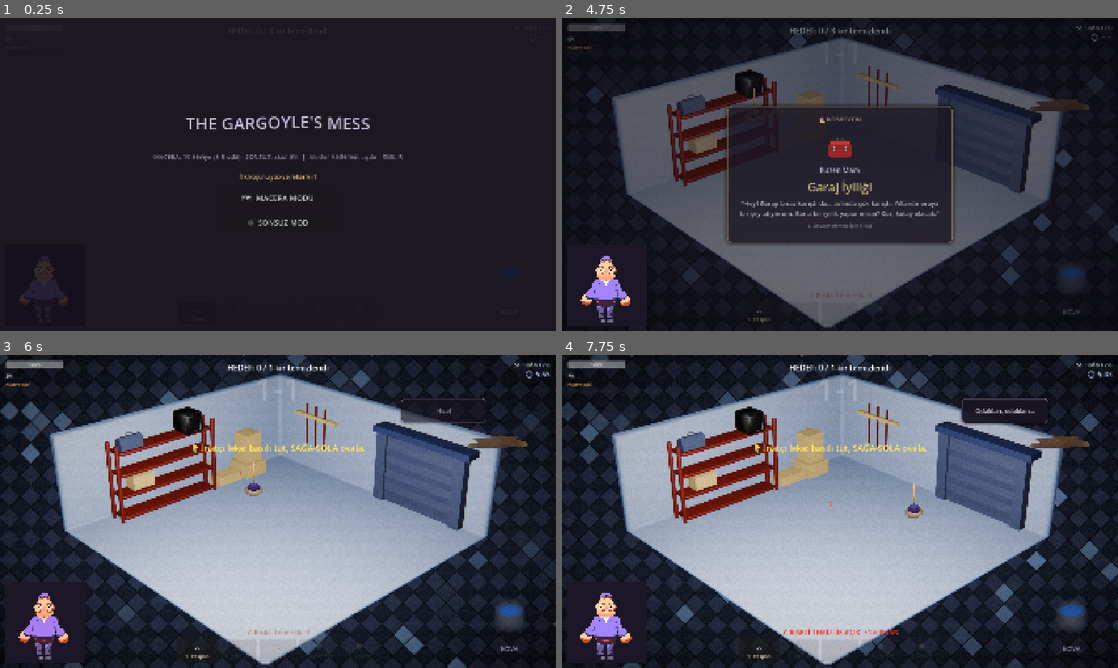
Above: before the commit, frames 1-4 (two rows, left to right).
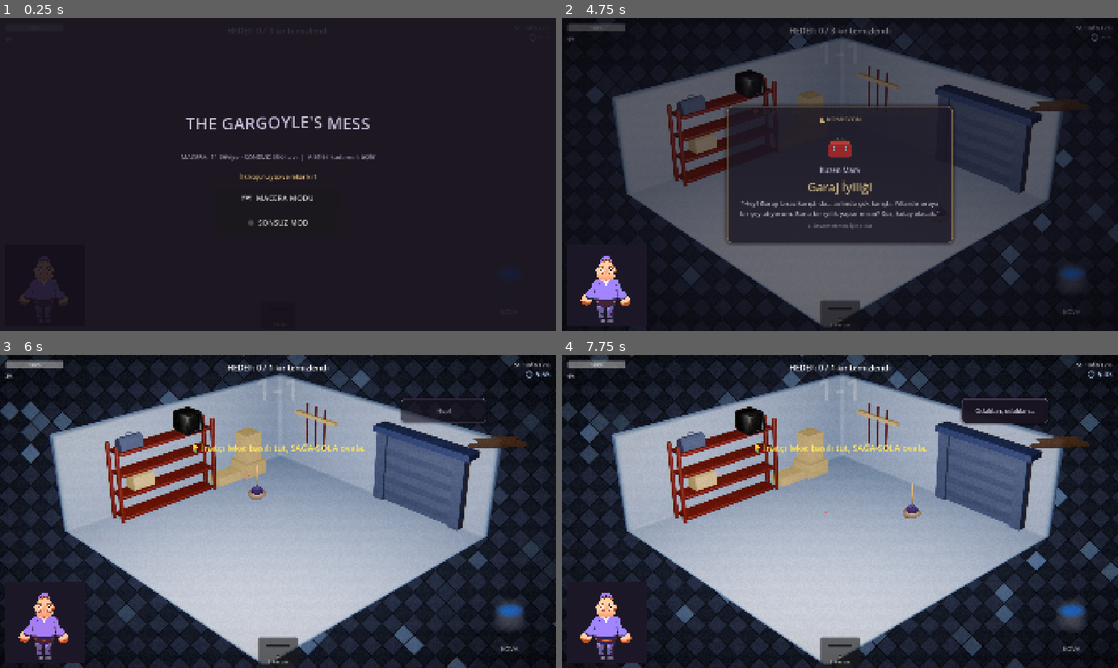
Above: after the commit, the same moments.

Repository: eddygraws/messy-janitor
Game: Godot game, scene res://node_2d.tscn
Two runs of this game, one before a commit and one after it. Both use one fixed random seed, a clock stepped at 60 frames per second and the inputs below.
Inputs (mouse positions are in pixels of both pictures, inside the frame that each line leads up to):
- Up to frame 1 (0.25 s): no input
- Up to frame 2 (4.75 s): click "🗺 MACERA MODU" at 0.5 s; tap Enter (ui_accept) at 1.25, 2, 2.75, 3.5, 4.25, 4.52 s; drag from (840, 174) to (895, 105) at 1.27 s; drag from (728, 190) to (812, 237) at 2.02 s; move the mouse to (895, 105) at 2.77 s; hold Ctrl 2.78-3.5 s; click (895, 105) at 2.92 s; drag from (812, 237) to (673, 127) at 3.52 s; move the mouse to (1006, 221) at 4.27 s; tap 2 at 4.35 s; click (1006, 221) at 4.42 s
- Up to frame 3 (6 s): drag from (111, 464) to (194, 433) at 5.02 s; move the mouse to (305, 511) at 5.77 s; tap 4 at 5.85 s; click (305, 511) at 5.92 s
- Up to frame 4 (7.75 s): drag from (756, 433) to (728, 527) at 6.52 s; move the mouse to (962, 495) at 7.27 s; tap R at 7.35 s; click (962, 495) at 7.42 s; tap Enter (ui_accept) at 7.52 s

The runs differ from the first frame. In frame 1, 0.4% of the frame differs, in the area x 27-73%, y 43-46%; in frame 2, 0.6%; in frame 3, 0.9%; in frame 4, 1.1%, in the area x 0-95%, y 6-99%.

Commit message:
small tweaks

Diff:
--- a/MainScene.gd
+++ b/MainScene.gd
@@ -15,6 +15,7 @@
 @onready var _combo_label: Label = $UI/ComboLabel
 @onready var _combo: ComboComponent = $ComboComponent
 @onready var _equipment: EquipmentComponent = $EquipmentComponent
+@onready var _equipment_bar: EquipmentBar = $UI/EquipmentBar
 @onready var _tempo: TempoDirector = $TempoDirector
 @onready var _risk: RiskModeComponent = $RiskModeComponent
 @onready var _risk_label: Label = $UI/RiskLabel
@@ -56,6 +57,13 @@
 	_tempo.climax_exited.connect(_on_climax_exited)
 	_risk.risk_changed.connect(_on_risk_changed)
 	_on_risk_changed(_risk.is_active())
+	# Eski HUD paspas barı / risk etiketi — bar artık alet yuvasında
+	if _mop_charge_bar != null:
+		_mop_charge_bar.visible = false
+	if _mop_charge_label != null:
+		_mop_charge_label.visible = false
+	if _risk_label != null:
+		_risk_label.visible = false
 
 	_room_manager.level_completed.connect(_on_level_completed)
 	_room_manager.tutorial_requested.connect(_show_tutorial)
@@ -118,11 +126,14 @@
 func _on_mode_selected(mode: int) -> void:
 	_reset_run_timer_state()
 	if mode == 0:
-		# İlk macera: intro → doğrudan Level 1 (seviye seçim yok).
-		if _save != null and not _save.has_seen_intro():
+		# Intro await'i pause altında kilitlenmesin.
+		if _should_play_intro():
+			get_tree().paused = false
+			Input.mouse_mode = Input.MOUSE_MODE_VISIBLE
 			_screens.hide_start()
 			await _screens.play_intro()
-			_save.mark_intro_seen()
+			if _save != null:
+				_save.mark_intro_seen()
 			_screens.hide_level_select()
 			_enter_playing_state()
 			await _room_manager.start_adventure_level(0)
@@ -134,6 +145,15 @@
 		_room_manager.start_run(1)
 		_update_room_counter()
 		_enter_playing_state()
+
+
+func _should_play_intro() -> bool:
+	if _save == null:
+		return true
+	if not _save.has_seen_intro():
+		return true
+	# Önceki bug'da intro yarım kalıp işaretlenmiş olabilir — L1 bitmeden yeniden göster.
+	return _save.get_level_best(0) <= 0 and _save.get_highest_unlocked() <= 1
 
 
 func _on_level_selected(idx: int) -> void:
@@ -228,7 +248,7 @@
 	_game_over_pending = true
 	if _run_timer != null:
 		_run_timer.stop()
-	print("GAME OVER — Gargoyle patladı!")
+	print("GAME OVER — Remzi patladı!")
 	var records := _record_current_run(false)
 	# Patlama partikülü ve sarsıntısının oynaması için pause'u kısa geciktir.
 	await get_tree().create_timer(0.9).timeout
@@ -274,7 +294,7 @@
 
 
 func _build_over_title() -> String:
-	return "SPLAT!"
+	return "PATLADI GİTTİ!"
 
 
 func _build_over_info(records: Array[String]) -> String:
@@ -282,10 +302,10 @@
 	var line: String
 	if _room_manager.get_mode() == RoomManager.Mode.ENDLESS:
 		var survived := _room_manager.get_rooms_cleared()
-		line = "Gargoyle patladı!\n%d tur temizlendi · %ds dayandın" % [survived, run_time]
+		line = "Remzi strese dayanamayıp patladı!\n%d tur temizlendi · %ds dayandın" % [survived, run_time]
 		line += "\nEn yüksek combo: x%d · %d puan" % [_room_manager.get_run_max_combo(), _room_manager.get_level_score()]
 	else:
-		line = "Gargoyle patladı!\nSeviye %d · Oda %d/%d · %d puan" % [
+		line = "Ana karakter patladı gitti!\nSeviye %d · Oda %d/%d · %d puan" % [
 			_room_manager.get_level_index() + 1,
 			_room_manager.current_room_index + 1,
 			_room_manager.total_rooms,
@@ -325,26 +345,26 @@
 
 
 func _on_mop_charge_changed(ratio: float) -> void:
-	if _mop_charge_bar:
-		_mop_charge_bar.value = ratio * 100.0
+	if _equipment_bar != null:
+		_equipment_bar.set_mop_charge(ratio)
 
 
 func _on_mop_overheated() -> void:
-	if _mop_charge_label:
-		_mop_charge_label.text = "PASPAS KİRLİ! → KOVADA DURULA"
-		_mop_charge_label.modulate = Color(1.0, 0.4, 0.35)
+	if _equipment_bar != null:
+		_equipment_bar.set_mop_overheated(true)
 	if _bucket_glow_mat != null and _bucket_glow != null:
-		_bucket_glow_mat.set_shader_parameter("intensity", 1.1)
-		_bucket_glow_mat.set_shader_parameter("glow_color", Color(1.0, 0.65, 0.2))
+		_bucket_glow_mat.set_shader_parameter("intensity", 1.6)
+		_bucket_glow_mat.set_shader_parameter("glow_color", Color(1.0, 0.45, 0.15))
 		_bucket_glow.material = _bucket_glow_mat
+		_bucket_glow.modulate = Color(1.0, 0.7, 0.3, 1.0)
 
 
 func _on_mop_rinsed() -> void:
-	if _mop_charge_label:
-		_mop_charge_label.text = "PASPAS KİRİ"
-		_mop_charge_label.modulate = Color(1.0, 0.7, 0.35)
+	if _equipment_bar != null:
+		_equipment_bar.set_mop_rinsed()
 	if _bucket_glow != null:
 		_bucket_glow.material = null
+		_bucket_glow.modulate.a = 0.0
 
 
 func _on_combo_changed(combo: int) -> void:
@@ -405,20 +425,10 @@
 	_room_manager.emit_current_objective()
 
 
-func _on_risk_changed(active: bool) -> void:
-	if _risk_label == null:
-		return
-	if active:
-		_risk_label.text = "⚡ RİSKLİ TEMİZLİK AÇIK  ×%.1f PUAN" % _risk.score_multiplier
-		_risk_label.modulate = Color(1.0, 0.4, 0.35)
-		_risk_label.pivot_offset = _risk_label.size * 0.5
-		_risk_label.scale = Vector2(1.3, 1.3)
-		var tween := create_tween()
-		tween.tween_property(_risk_label, "scale", Vector2.ONE, 0.25)\
-			.set_trans(Tween.TRANS_BACK).set_ease(Tween.EASE_OUT)
-	else:
-		_risk_label.text = "⚡ Riskli Temizlik: R"
-		_risk_label.modulate = Color(0.7, 0.7, 0.72, 0.55)
+func _on_risk_changed(_active: bool) -> void:
+	# Riskli Temizlik (R) rafa kalktı
+	if _risk_label != null:
+		_risk_label.visible = false
 
 
 func _on_room_transition_finished() -> void:
@@ -475,33 +485,26 @@
 
 
 func _on_skill_check_resolved(tier: int) -> void:
-	if _mop_charge_label == null:
+	if _combo_label == null:
 		return
 	match tier:
 		2:
-			_mop_charge_label.text = "MÜKEMMEL DURULAMA! +SÜRE"
-			_mop_charge_label.modulate = Color(0.45, 1.0, 0.55)
+			_combo_label.text = "MÜKEMMEL DURULAMA! +SÜRE"
+			_combo_label.modulate = Color(0.45, 1.0, 0.55)
 		1:
-			_mop_charge_label.text = "İYİ DURULAMA"
-			_mop_charge_label.modulate = Color(0.65, 0.95, 0.7)
+			_combo_label.text = "İYİ DURULAMA"
+			_combo_label.modulate = Color(0.65, 0.95, 0.7)
 		0:
-			_mop_charge_label.text = "ISLAK PASPAS KAÇTI! -SÜRE"
-			_mop_charge_label.modulate = Color(1.0, 0.35, 0.3)
+			_combo_label.text = "ISLAK PASPAS KAÇTI! -SÜRE"
+			_combo_label.modulate = Color(1.0, 0.35, 0.3)
 	var tween := create_tween()
 	tween.tween_interval(1.1)
-	tween.tween_callback(_refresh_mop_label)
-
-
-func _refresh_mop_label() -> void:
-	if _mop == null or _mop_charge_label == null:
-		return
-	if _mop.is_overheated():
-		_on_mop_overheated()
-	elif _mop.get_charge() > 0.15:
-		_mop_charge_label.text = "PASPAS KİRLİ! → KOVADA DURULA"
-		_mop_charge_label.modulate = Color(1.0, 0.55, 0.35)
-	else:
-		_on_mop_rinsed()
+	tween.tween_callback(func() -> void:
+		if _combo != null:
+			_on_combo_changed(_combo.get_combo())
+		elif _combo_label != null:
+			_combo_label.text = ""
+	)
 
 
 func _reset_run_timer_state() -> void:
--- a/components/cleanable_object.gd
+++ b/components/cleanable_object.gd
@@ -322,11 +322,11 @@
 
 
 func _setup_grime_shaders() -> void:
+	# Shader kapalı — orijinal sprite + alpha fade
 	_grime_materials.clear()
 	for child in get_children():
 		if child is CanvasItem and child.z_index >= 0 and _is_grime_target(child):
-			_grime_materials.append(GrimeShaderHelper.apply_to_canvas_item(child as CanvasItem))
-	_update_grime_dissolve()
+			(child as CanvasItem).material = null
 	_apply_highlight()
 
 
@@ -355,17 +355,8 @@
 
 
 func _apply_highlight() -> void:
-	var amount := 0.0
-	var pulse := 0.0
-	if not _is_clean and not _is_broken and not is_forbidden:
-		if not is_hidden or _in_range:
-			var fade := 1.0 - _scrub_progress * 0.65
-			if is_hidden:
-				fade *= _reveal_amount
-			amount = target_highlight * fade
-			pulse = (sin(_highlight_time) * 0.5 + 0.5) * amount
-	for mat in _grime_materials:
-		GrimeShaderHelper.set_highlight(mat, amount, pulse)
+	# Grime shader kapalı — ek highlight yok
+	pass
 
 
 # Alfayı hem temizlik ilerlemesine hem de (gizliyse) imleç aydınlatmasına göre ayarlar.
--- a/components/mop_bucket.gd
+++ b/components/mop_bucket.gd
@@ -8,8 +8,8 @@
 @onready var _glow: Sprite2D = get_node_or_null("Glow")
 
 var _glow_tween: Tween
-var _clean_water_color := Color(0.35, 0.62, 0.9)
-var _dirty_water_color := Color(0.42, 0.32, 0.2)
+var _clean_water_color := Color(0.35, 0.72, 1.0)
+var _dirty_water_color := Color(0.28, 0.14, 0.06)
 
 
 func _ready() -> void:
@@ -42,7 +42,11 @@
 func set_dirty(ratio: float) -> void:
 	if _water == null:
 		return
-	_water.modulate = _clean_water_color.lerp(_dirty_water_color, clampf(ratio, 0.0, 1.0))
+	var t := clampf(ratio, 0.0, 1.0)
+	# Erken kirlenmede de net görünsün (eğri)
+	t = pow(t, 0.65)
+	_water.modulate = _clean_water_color.lerp(_dirty_water_color, t)
+	_water.scale = Vector2(1.0 + t * 0.08, 1.0 - t * 0.05)
 
 
 func set_ready_glow(on: bool) -> void:
--- a/juice/juice_director.gd
+++ b/juice/juice_director.gd
@@ -77,6 +77,7 @@
 
 func _on_object_cleaned(world_pos: Vector2) -> void:
 	_shake.shake(0.12)
+	# CLEAN burst içinde altın parıltı katmanı da var
 	_particles.spawn(ParticleBurst.BurstType.CLEAN, world_pos)
 
 
--- a/juice/particle_burst.gd
+++ b/juice/particle_burst.gd
@@ -1,7 +1,7 @@
 class_name ParticleBurst
 extends Node
 
-enum BurstType { CLEAN, MISTAKE, SCRUB, JUNK, EXPLOSION }
+enum BurstType { CLEAN, MISTAKE, SCRUB, JUNK, EXPLOSION, SPARKLE }
 
 @export var layer_path: NodePath = ^"../WorldLayer"
 
@@ -16,11 +16,15 @@
 	particles.global_position = world_pos
 	particles.one_shot = true
 	particles.explosiveness = 1.0
+	particles.z_index = 20
 	particles.finished.connect(particles.queue_free)
 
 	match type:
 		BurstType.CLEAN:
-			_setup(particles, 10, 0.45, Color(0.7, 0.95, 0.75), 60.0, 140.0, 2.0, 5.0)
+			_setup(particles, 14, 0.5, Color(0.85, 1.0, 0.9), 50.0, 130.0, 2.0, 4.5)
+			particles.gravity = Vector2(0, 80)
+		BurstType.SPARKLE:
+			_setup_sparkle(particles)
 		BurstType.MISTAKE:
 			_setup(particles, 8, 0.35, Color(0.95, 0.35, 0.3), 50.0, 110.0, 2.0, 4.0)
 		BurstType.SCRUB:
@@ -31,6 +35,40 @@
 			_setup(particles, 24, 0.7, Color(0.9, 0.2, 0.15), 120.0, 220.0, 4.0, 8.0)
 
 	particles.emitting = true
+
+	# Temizlikte ekstra parıltı katmanı
+	if type == BurstType.CLEAN:
+		var spark := CPUParticles2D.new()
+		parent.add_child(spark)
+		spark.global_position = world_pos
+		spark.one_shot = true
+		spark.explosiveness = 0.85
+		spark.z_index = 21
+		spark.finished.connect(spark.queue_free)
+		_setup_sparkle(spark)
+		spark.emitting = true
+
+
+func _setup_sparkle(particles: CPUParticles2D) -> void:
+	particles.amount = 18
+	particles.lifetime = 0.65
+	particles.direction = Vector2(0, -1)
+	particles.spread = 180.0
+	particles.initial_velocity_min = 40.0
+	particles.initial_velocity_max = 160.0
+	particles.gravity = Vector2(0, -40)
+	particles.scale_amount_min = 1.5
+	particles.scale_amount_max = 4.0
+	particles.color = Color(1.0, 0.95, 0.55, 1.0)
+	# Altın → beyaz fade
+	var grad := Gradient.new()
+	grad.colors = PackedColorArray([
+		Color(1.0, 1.0, 0.85, 1.0),
+		Color(1.0, 0.9, 0.4, 0.9),
+		Color(1.0, 1.0, 1.0, 0.0),
+	])
+	grad.offsets = PackedFloat32Array([0.0, 0.45, 1.0])
+	particles.color_ramp = grad
 
 
 func _setup(
--- a/node_2d.tscn
+++ b/node_2d.tscn
@@ -535,7 +535,7 @@
 grow_horizontal = 2
 theme_override_colors/font_color = Color(0.6, 0.58, 0.7, 1)
 theme_override_font_sizes/font_size = 20
-text = "MACERA: 10 seviye (3-5 oda) · SONSUZ: skor avı  |  Aletler kademeli açılır · Risk: R"
+text = "MACERA: 11 seviye · SONSUZ: skor avı  |  Aletler kademeli açılır"
 horizontal_alignment = 1
 autowrap_mode = 2
 
--- /dev/null
+++ b/shaders/mop_scrub.gdshader
@@ -0,0 +1,57 @@
+shader_type canvas_item;
+
+/// Paspas ovalama: ıslak parıltı + köpük + hafif sıkışma.
+uniform float intensity : hint_range(0.0, 1.0) = 0.0;
+uniform float dirt : hint_range(0.0, 1.0) = 0.0;
+uniform vec4 foam_color : source_color = vec4(0.92, 0.97, 1.0, 1.0);
+uniform vec4 wet_tint : source_color = vec4(0.55, 0.78, 0.95, 1.0);
+uniform float wobble_amount : hint_range(0.0, 0.12) = 0.045;
+uniform float sparkle_density : hint_range(2.0, 24.0) = 11.0;
+
+float hash21(vec2 p) {
+	p = fract(p * vec2(123.34, 456.21));
+	p += dot(p, p + 45.32);
+	return fract(p.x * p.y);
+}
+
+void fragment() {
+	float i = clamp(intensity, 0.0, 1.0);
+	vec2 uv = UV;
+
+	// Ovalama: hafif UV dalgası + sıkışma
+	if (i > 0.001) {
+		float wave = sin(TIME * 22.0 + uv.y * 18.0) * wobble_amount * i;
+		float squash = 1.0 + sin(TIME * 16.0) * 0.04 * i;
+		uv.x = (uv.x - 0.5) / squash + 0.5 + wave;
+		uv.y += cos(TIME * 19.0 + uv.x * 14.0) * wobble_amount * 0.65 * i;
+	}
+
+	vec4 tex = texture(TEXTURE, uv);
+	if (tex.a < 0.01) {
+		COLOR = tex;
+		return;
+	}
+
+	vec3 rgb = tex.rgb;
+
+	// Islak mavi-beyaz sheen
+	float sheen = pow(max(0.0, sin((uv.x + uv.y) * 9.0 - TIME * 7.0)), 3.0);
+	rgb = mix(rgb, wet_tint.rgb, sheen * 0.55 * i);
+
+	// Köpük noktaları
+	vec2 cell = floor(uv * sparkle_density);
+	float n = hash21(cell + floor(TIME * 8.0));
+	float spark = step(0.72, n) * step(0.08, fract(uv.x * sparkle_density))
+		* step(0.08, fract(uv.y * sparkle_density));
+	rgb = mix(rgb, foam_color.rgb, spark * 0.85 * i);
+
+	// Kirli paspas: köpük biraz kahverengiye kayar
+	vec3 dirty_foam = mix(foam_color.rgb, vec3(0.55, 0.38, 0.22), dirt);
+	rgb = mix(rgb, dirty_foam, spark * 0.35 * dirt * i);
+
+	// Kenarda hafif parlaklık
+	float edge = smoothstep(0.15, 0.55, tex.a) * (1.0 - smoothstep(0.55, 0.95, tex.a));
+	rgb += wet_tint.rgb * edge * 0.35 * i;
+
+	COLOR = vec4(rgb, tex.a);
+}
--- a/systems/risk_mode_component.gd
+++ b/systems/risk_mode_component.gd
@@ -10,6 +10,8 @@
 
 @export var stress_path: NodePath = ^"../StressComponent"
 @export var toggle_action_keycode: int = KEY_R
+## Şimdilik rafa kalktı — R ile açılmaz.
+@export var enabled: bool = false
 
 @export var score_multiplier: float = 1.6      # oda puanına uygulanır
 @export var stress_multiplier: float = 1.6     # hataların stres cezası
@@ -22,9 +24,13 @@
 
 func _ready() -> void:
 	_stress = get_node_or_null(stress_path) as StressComponent
+	if not enabled and _active:
+		set_active(false)
 
 
 func _unhandled_input(event: InputEvent) -> void:
+	if not enabled:
+		return
 	if event is InputEventKey:
 		var key := event as InputEventKey
 		if key.pressed and not key.echo and key.keycode == toggle_action_keycode:
@@ -32,6 +38,8 @@
 
 
 func set_active(value: bool) -> void:
+	if not enabled:
+		value = false
 	if value == _active:
 		return
 	_active = value
--- a/systems/sprite_visual_helper.gd
+++ b/systems/sprite_visual_helper.gd
@@ -15,6 +15,7 @@
 	spr.centered = true
 	spr.modulate = tint
 	spr.scale = Vector2.ONE * scale_factor
+	spr.material = null
 	if apply_grime:
 		spr.set_meta(GRIME_META, true)
 	return spr
--- a/tired_cursor.gd
+++ b/tired_cursor.gd
@@ -2,11 +2,14 @@
 
 signal cursor_moved(position: Vector2)
 signal cursor_clicked(position: Vector2)
+
+const MOP_SCRUB_SHADER := preload("res://shaders/mop_scrub.gdshader")
 
 @export var stamina_path: NodePath = ^"../StaminaComponent"
 @export var stress_path: NodePath = ^"../StressComponent"
 @export var mop_path: NodePath = ^"../MopComponent"
 @export var equipment_path: NodePath = ^"../EquipmentComponent"
+@export var router_path: NodePath = ^"../CursorClickerRouter"
 @export var dirty_control_penalty: float = 0.38
 @export var follow_speed: float = 14.0
 @export var max_shake: float = 6.0
@@ -15,13 +18,17 @@
 @export var panic_freq_multiplier: float = 1.8
 @export var drunk_decay: float = 0.22
 @export var max_drunk: float = 1.0
+@export var scrub_fade_speed: float = 10.0
 
 var _stamina: StaminaComponent
 var _stress: StressComponent
 var _mop: MopComponent
 var _equipment: EquipmentComponent
+var _router: CursorClickRouter
 var _tool_sprite: Sprite2D
 var _crosshair: Sprite2D
+var _mop_scrub_mat: ShaderMaterial
+var _scrub_intensity: float = 0.0
 var _noise := FastNoiseLite.new()
 var _time: float = 0.0
 var _panic: bool = false
@@ -54,6 +61,7 @@
 	_stress = get_node_or_null(stress_path) as StressComponent
 	_mop = get_node_or_null(mop_path) as MopComponent
 	_equipment = get_node_or_null(equipment_path) as EquipmentComponent
+	_router = get_node_or_null(router_path) as CursorClickRouter
 	if _stress != null:
 		_stress.panic_mode_entered.connect(_on_panic_entered)
 		_stress.panic_mode_exited.connect(_on_panic_exited)
@@ -78,6 +86,10 @@
 	_tool_sprite.centered = true
 	_tool_sprite.z_as_relative = true
 	_tool_sprite.z_index = 0
+	_mop_scrub_mat = ShaderMaterial.new()
+	_mop_scrub_mat.shader = MOP_SCRUB_SHADER
+	_mop_scrub_mat.set_shader_parameter("intensity", 0.0)
+	_tool_sprite.material = _mop_scrub_mat
 	add_child(_tool_sprite)
 
 	_crosshair = Sprite2D.new()
@@ -145,12 +157,38 @@
 
 	global_position += shake
 
+	_update_mop_scrub_fx(delta)
+
 	if _tool_sprite != null and _drunk > 0.05:
 		_tool_sprite.rotation = sin(_time * 5.0) * _drunk * 0.35
+		_tool_sprite.modulate = Color(0.75, 0.55, 1.0).lerp(Color.WHITE, 1.0 - _drunk)
 	elif _tool_sprite != null:
-		_tool_sprite.rotation = 0.0
+		var scrub_wobble := sin(_time * 28.0) * 0.12 * _scrub_intensity
+		_tool_sprite.rotation = scrub_wobble
+		# Paspas kirliliği imleçte de görünsün
+		if _mop != null and _equipment != null and _equipment.get_current() == 0:
+			var ch := _mop.get_charge()
+			_tool_sprite.modulate = Color.WHITE.lerp(Color(0.38, 0.2, 0.08), pow(ch, 0.55))
+		else:
+			_tool_sprite.modulate = Color.WHITE
 
 	cursor_moved.emit(global_position)
+
+
+func _update_mop_scrub_fx(delta: float) -> void:
+	if _mop_scrub_mat == null or _tool_sprite == null:
+		return
+	var mop_out := _equipment != null and _equipment.get_current() == 0
+	var scrubbing := mop_out and _router != null and _router.is_actively_scrubbing()
+	var target := 1.0 if scrubbing else 0.0
+	_scrub_intensity = move_toward(_scrub_intensity, target, scrub_fade_speed * delta)
+	_mop_scrub_mat.set_shader_parameter("intensity", _scrub_intensity)
+	var dirt := _mop.get_charge() if (_mop != null and mop_out) else 0.0
+	_mop_scrub_mat.set_shader_parameter("dirt", dirt)
+	# Scrub yokken ve başka alette material etkisiz kalsın (intensity 0)
+	if not mop_out and _scrub_intensity < 0.01:
+		_scrub_intensity = 0.0
+		_mop_scrub_mat.set_shader_parameter("intensity", 0.0)
 
 
 func _on_panic_entered() -> void:
--- a/ui/equipment_bar.gd
+++ b/ui/equipment_bar.gd
@@ -8,6 +8,11 @@
 var _slots: Array[PanelContainer] = []
 var _icons: Array[TextureRect] = []
 var _labels: Array[Label] = []
+var _mop_bar: ProgressBar
+var _mop_hint: Label
+var _blink_tween: Tween
+var _mop_ratio: float = 0.0
+var _mop_overheated: bool = false
 
 
 func _ready() -> void:
@@ -30,14 +35,33 @@
 
 	for i in EquipmentComponent.Type.size():
 		var pc := PanelContainer.new()
-		pc.custom_minimum_size = Vector2(128, 72)
+		pc.custom_minimum_size = Vector2(120, 92 if i == 0 else 78)
 		pc.mouse_filter = Control.MOUSE_FILTER_IGNORE
 
 		var vb := VBoxContainer.new()
 		vb.alignment = BoxContainer.ALIGNMENT_CENTER
-		vb.add_theme_constant_override("separation", 4)
+		vb.add_theme_constant_override("separation", 2)
 		vb.mouse_filter = Control.MOUSE_FILTER_IGNORE
 		pc.add_child(vb)
+
+		# Paspas: küçük kir barı aletin üstünde
+		if i == 0:
+			_mop_hint = Label.new()
+			_mop_hint.horizontal_alignment = HORIZONTAL_ALIGNMENT_CENTER
+			_mop_hint.add_theme_font_size_override("font_size", 10)
+			_mop_hint.add_theme_color_override("font_color", Color(1.0, 0.55, 0.25))
+			_mop_hint.text = ""
+			_mop_hint.mouse_filter = Control.MOUSE_FILTER_IGNORE
+			vb.add_child(_mop_hint)
+			_mop_bar = ProgressBar.new()
+			_mop_bar.custom_minimum_size = Vector2(72, 8)
+			_mop_bar.size_flags_horizontal = Control.SIZE_SHRINK_CENTER
+			_mop_bar.show_percentage = false
+			_mop_bar.max_value = 100.0
+			_mop_bar.value = 0.0
+			_mop_bar.mouse_filter = Control.MOUSE_FILTER_IGNORE
+			vb.add_child(_mop_bar)
+			_apply_mop_bar_style(Color(0.95, 0.7, 0.2))
 
 		var icon := TextureRect.new()
 		icon.custom_minimum_size = Vector2(32, 32)
@@ -50,10 +74,10 @@
 		vb.add_child(icon)
 
 		var lbl := Label.new()
-		lbl.custom_minimum_size = Vector2(120, 24)
+		lbl.custom_minimum_size = Vector2(110, 18)
 		lbl.horizontal_alignment = HORIZONTAL_ALIGNMENT_CENTER
 		lbl.vertical_alignment = VERTICAL_ALIGNMENT_CENTER
-		lbl.add_theme_font_size_override("font_size", 16)
+		lbl.add_theme_font_size_override("font_size", 14)
 		lbl.text = "%d  %s" % [i + 1, EquipmentComponent.LABELS[i]]
 		vb.add_child(lbl)
 
@@ -63,6 +87,113 @@
 		_labels.append(lbl)
 
 
+func set_mop_charge(ratio: float) -> void:
+	_mop_ratio = clampf(ratio, 0.0, 1.0)
+	if _mop_bar == null:
+		return
+	_mop_bar.value = _mop_ratio * 100.0
+	var fill := Color(0.95, 0.75, 0.25).lerp(Color(1.0, 0.22, 0.12), _mop_ratio)
+	_apply_mop_bar_style(fill)
+	if _mop_overheated:
+		_mop_hint.text = "⚠ KOVADA DURULA"
+		_start_blink()
+	elif _mop_ratio > 0.12:
+		_mop_hint.text = "KİR %d%%" % int(_mop_ratio * 100.0)
+		if _mop_ratio > 0.45:
+			_start_blink()
+		else:
+			_stop_blink()
+	else:
+		_mop_hint.text = ""
+		_stop_blink()
+		_mop_bar.modulate = Color(1, 1, 1, 0.5)
+
+
+func set_mop_overheated(on: bool) -> void:
+	_mop_overheated = on
+	if on:
+		_mop_hint.text = "⚠ KOVADA DURULA"
+		_apply_mop_bar_style(Color(1.0, 0.2, 0.12))
+		_start_blink()
+	else:
+		set_mop_charge(_mop_ratio)
+
+
+func set_mop_rinsed() -> void:
+	_mop_overheated = false
+	_mop_ratio = 0.0
+	if _mop_bar != null:
+		_mop_bar.value = 0.0
+	if _mop_hint != null:
+		_mop_hint.text = "TEMİZ"
+		_mop_hint.add_theme_color_override("font_color", Color(0.5, 0.9, 0.6))
+	_stop_blink()
+	if _mop_bar != null:
+		_mop_bar.modulate = Color(1, 1, 1, 0.4)
+
+
+func _apply_mop_bar_style(fill: Color) -> void:
+	if _mop_bar == null:
+		return
+	var sb := StyleBoxFlat.new()
+	sb.bg_color = fill
+	sb.set_corner_radius_all(3)
+	_mop_bar.add_theme_stylebox_override("fill", sb)
+	var bg := StyleBoxFlat.new()
+	bg.bg_color = Color(0.12, 0.1, 0.14, 0.9)
+	bg.set_corner_radius_all(3)
+	_mop_bar.add_theme_stylebox_override("background", bg)
+
+
+func _start_blink() -> void:
+	if _mop_bar == null:
+		return
+	if _blink_tween != null and _blink_tween.is_valid():
+		return
+	_blink_tween = create_tween().set_loops()
+	_blink_tween.tween_property(_mop_bar, "modulate", Color(1.6, 1.35, 0.7, 1.0), 0.18)\
+		.set_trans(Tween.TRANS_SINE)
+	_blink_tween.tween_property(_mop_bar, "modulate", Color(1.0, 0.25, 0.15, 1.0), 0.18)\
+		.set_trans(Tween.TRANS_SINE)
+	if _mop_hint != null:
+		var ht := create_tween().set_loops()
+		ht.tween_property(_mop_hint, "modulate:a", 1.0, 0.18)
+		ht.tween_property(_mop_hint, "modulate:a", 0.2, 0.18)
+		_mop_hint.set_meta("blink_tween", ht)
+	# Paspas yuvası da hafif nabız atsın
+	if not _slots.is_empty():
+		var slot := _slots[0]
+		var st := create_tween().set_loops()
+		st.tween_property(slot, "modulate", Color(1.25, 0.95, 0.75, 1.0), 0.22)
+		st.tween_property(slot, "modulate", Color(1.0, 0.7, 0.55, 1.0), 0.22)
+		slot.set_meta("slot_blink", st)
+
+
+func _stop_blink() -> void:
+	if _blink_tween != null and _blink_tween.is_valid():
+		_blink_tween.kill()
+	_blink_tween = null
+	if _mop_bar != null:
+		_mop_bar.modulate = Color.WHITE
+	if _mop_hint != null:
+		var ht: Variant = _mop_hint.get_meta("blink_tween", null)
+		if ht is Tween and (ht as Tween).is_valid():
+			(ht as Tween).kill()
+		_mop_hint.modulate.a = 1.0
+		_mop_hint.add_theme_color_override("font_color", Color(1.0, 0.55, 0.25))
+	if not _slots.is_empty():
+		var slot := _slots[0]
+		if slot.has_meta("slot_blink"):
+			var st: Variant = slot.get_meta("slot_blink")
+			if st is Tween and (st as Tween).is_valid():
+				(st as Tween).kill()
+			slot.remove_meta("slot_blink")
+		if _equipment == null or _equipment.get_current() != 0:
+			slot.modulate = Color(1, 1, 1, 0.65)
+		else:
+			slot.modulate = Color.WHITE
+
+
 func _on_equipment_changed(_type: int) -> void:
 	_refresh()
 
@@ -77,13 +208,12 @@
 	for i in _slots.size():
 		var slot := _slots[i]
 		var unlocked := _equipment.is_unlocked(i)
+		slot.visible = unlocked
+		if not unlocked:
+			continue
 		var active := _equipment.get_current() == i
 		_icons[i].texture = GameAssets.get_equipment_icon(i)
-		if not unlocked:
-			slot.modulate = Color(1, 1, 1, 0.18)
-			_labels[i].add_theme_color_override("font_color", Color(0.6, 0.6, 0.6))
-			slot.scale = Vector2.ONE
-		elif active:
+		if active:
 			slot.modulate = Color(1, 1, 1, 1)
 			_labels[i].add_theme_color_override("font_color", EquipmentComponent.COLORS[i])
 			slot.pivot_offset = slot.size * 0.5
--- a/ui/game_screens.gd
+++ b/ui/game_screens.gd
@@ -76,6 +76,10 @@
 	if _intro == null:
 		intro_finished.emit()
 		return
+	_intro.process_mode = Node.PROCESS_MODE_ALWAYS
+	_intro.set_anchors_and_offsets_preset(Control.PRESET_FULL_RECT)
+	_intro.move_to_front()
+	_intro.mouse_filter = Control.MOUSE_FILTER_STOP
 	await _intro.play()
 	intro_finished.emit()
 
--- a/ui/intro_sequence.gd
+++ b/ui/intro_sequence.gd
@@ -164,14 +164,17 @@
 
 
 func play() -> void:
+	process_mode = Node.PROCESS_MODE_ALWAYS
 	_apply_full_rect()
 	_panel_idx = 0
 	visible = true
-	# Bir frame layout çözülsün
+	mouse_filter = Control.MOUSE_FILTER_STOP
+	# Pause altında da ilerlesin
 	await get_tree().process_frame
 	_apply_full_rect()
 	modulate.a = 0.0
 	var fade := create_tween()
+	fade.set_pause_mode(Tween.TWEEN_PAUSE_PROCESS)
 	fade.tween_property(self, "modulate:a", 1.0, 0.35)
 	await fade.finished
 	for i in PANELS.size():
@@ -206,6 +209,7 @@
 
 	modulate.a = 0.0
 	var tween := create_tween()
+	tween.set_pause_mode(Tween.TWEEN_PAUSE_PROCESS)
 	tween.tween_property(self, "modulate:a", 1.0, 0.28)\
 		.set_trans(Tween.TRANS_SINE).set_ease(Tween.EASE_OUT)
 	await tween.finished
Not shown, added: shaders/mop_scrub.gdshader.uid
